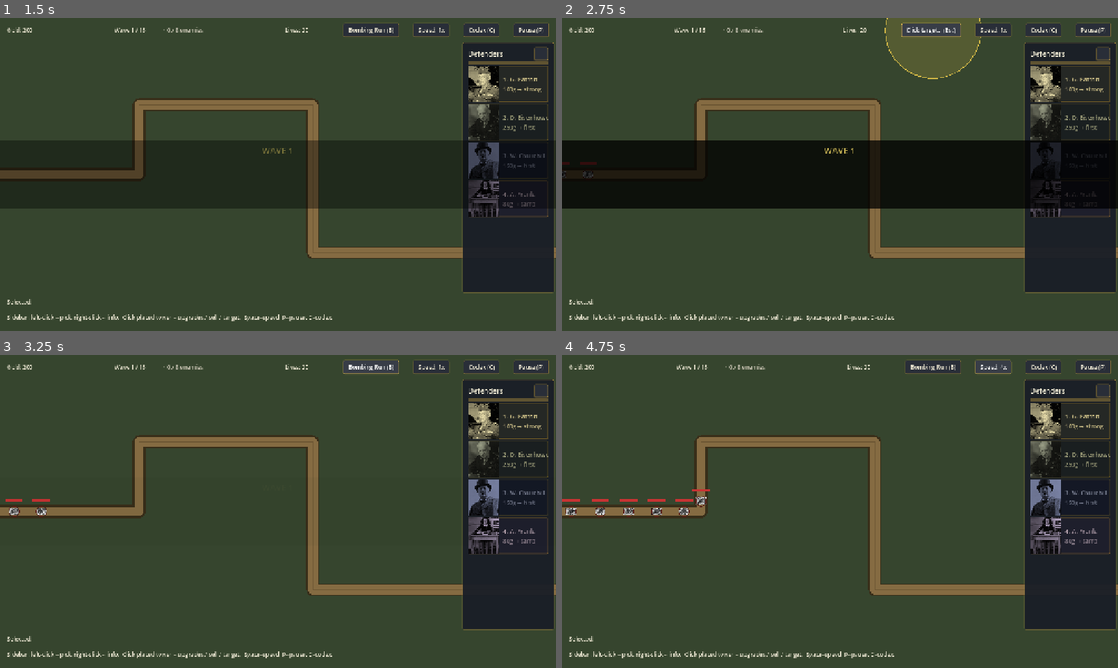
Above: before the commit, frames 1-4 (two rows, left to right).
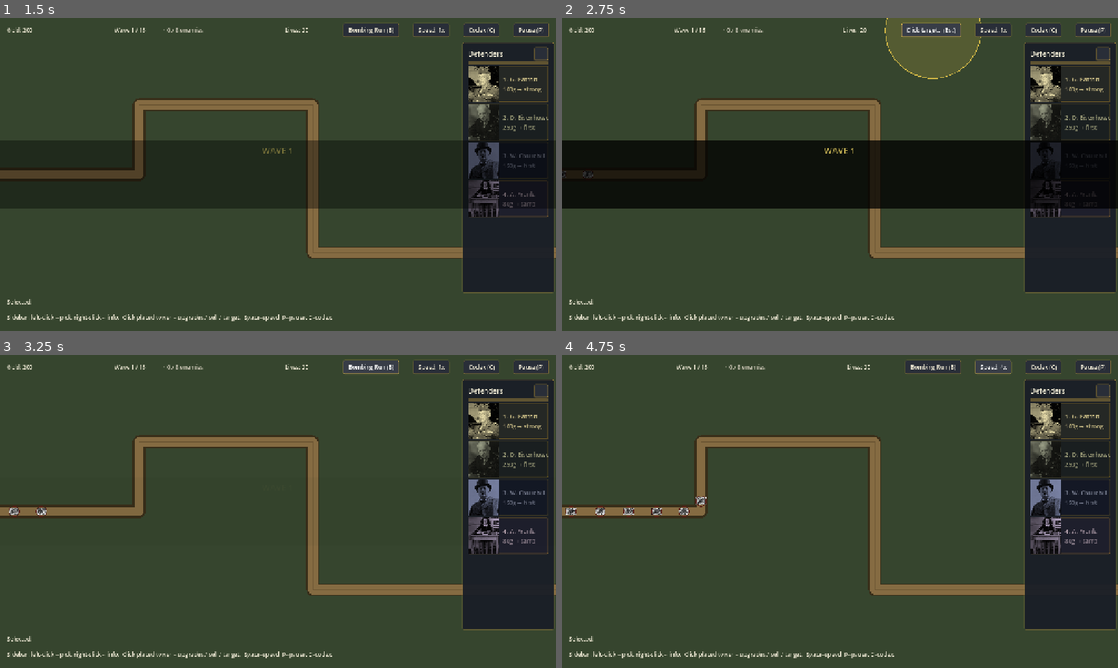
Above: after the commit, the same moments.

Repository: Josh-Buck/wwii-td
Game: Godot game, scene res://scenes/main/Main.tscn
Same seed, same stepped clock (60 frames per second), same inputs: the game is played once before the commit and once after it.
Inputs:
- Up to frame 1 (1.5 s): click "Start Run" at 0.5 s; click "Start Wave 1 ▶" at 1.25 s
- Up to frame 2 (2.75 s): click "Bombing Run (B)" at 2 s
- Up to frame 3 (3.25 s): click "Click target… (Esc)" at 2.75 s
- Up to frame 4 (4.75 s): click "Speed: 1x" at 3.5 s; click "Speed: 2x" at 4.25 s

Frame 1 is identical in both runs. In frame 2, less than 0.1% of the frame differs, in the area x 0-7%, y 46-47%; in frame 3, less than 0.1%; in frame 4, 0.2%, in the area x 0-27%, y 42-47%.

Commit message:
feel: combo streak, healthbar hides at full HP, projectile smoke trails
- Kill-streak combo: chained kills inside a 1.5 s window grant
  escalating bonus gold (+1g per extra kill). Pops 'Combo xN (+Ng bonus)'
  in the top-left for 1.5 s with a scale punch on each new tier.
- Enemies hide their health bar until first hit (cleaner look on
  early waves; bars only appear where they're informative).
- Projectiles leave a smoke trail that follows behind: previous 6
  positions fade out with shrinking width. Skips laser (which is
  instant).

Diff:
--- a/autoload/EventBus.gd
+++ b/autoload/EventBus.gd
@@ -16,6 +16,7 @@
 signal boss_escaped(boss: Node, boss_id: StringName)  ## Mengele escape mechanic
 signal screen_shake(intensity: float, duration: float)  ## camera trauma in px / sec
 signal boss_spawned(boss: Node, boss_id: StringName, display_name: String)  ## HUD intro card
+signal combo_changed(streak: int, bonus_gold: int)  ## kill-streak combo state
 
 # Towers
 signal tower_placed(tower: Node)
--- a/autoload/GameState.gd
+++ b/autoload/GameState.gd
@@ -14,6 +14,12 @@
 var free_tower_pending: StringName = &""  ## roguelike shop: free placement queued
 var manhattan_used: bool = false  ## true after the player uses the Manhattan Project once
 var manhattan_penalty: bool = false  ## halves WEP earned this run if true
+
+# Kill-streak combo: chained kills within COMBO_WINDOW grant escalating bonus gold.
+const COMBO_WINDOW: float = 1.5
+const COMBO_BONUS_PER_TIER: int = 1
+var _combo_count: int = 0
+var _combo_last_time: float = 0.0
 
 # Per-run statistics (reset on reset_run, displayed on end screen)
 var stat_kills: int = 0
@@ -134,9 +140,21 @@
 		held_bonds.erase(entry)
 
 func _on_enemy_killed(_enemy: Node, reward: int) -> void:
-	add_gold(reward)
+	# Combo: chain kills inside COMBO_WINDOW grant +N bonus gold where N is
+	# the new streak count. Streak resets when the window expires.
+	var now: float = Time.get_ticks_msec() / 1000.0
+	if now - _combo_last_time <= COMBO_WINDOW:
+		_combo_count += 1
+	else:
+		_combo_count = 1
+	_combo_last_time = now
+	var bonus: int = 0
+	if _combo_count >= 2:
+		bonus = (_combo_count - 1) * COMBO_BONUS_PER_TIER
+	add_gold(reward + bonus)
 	stat_kills += 1
-	stat_gold_from_kills += reward
+	stat_gold_from_kills += reward + bonus
+	EventBus.combo_changed.emit(_combo_count, bonus)
 
 func _on_enemy_reached_end(_enemy: Node) -> void:
 	lose_life(1)
--- a/scenes/enemies/Enemy.gd
+++ b/scenes/enemies/Enemy.gd
@@ -32,6 +32,7 @@
 	if health_bar:
 		health_bar.max_value = max_hp
 		health_bar.value = hp
+		health_bar.visible = false  ## only show after first damage
 	if hitbox:
 		hitbox.input_pickable = true
 		hitbox.mouse_entered.connect(_on_hover_entered)
@@ -110,6 +111,7 @@
 	hp -= effective
 	if health_bar:
 		health_bar.value = hp
+		health_bar.visible = hp < max_hp - 0.5  ## stays hidden until first hit
 	_spawn_damage_number(int(effective))
 	_flash_white()
 	if hp <= 0.0:
--- a/scenes/projectiles/Projectile.gd
+++ b/scenes/projectiles/Projectile.gd
@@ -13,6 +13,8 @@
 var pierce_armor: bool = false      ## ignore enemy armor reduction
 var instakill_below_hp: float = 0.0 ## kill outright if target hp <= this
 var _spawn_pos: Vector2
+var _trail: Array[Vector2] = []  ## recent positions for trail rendering
+const _TRAIL_MAX: int = 6
 
 func setup(target_enemy: Node, dmg: float, opts: Dictionary = {}) -> void:
 	target = target_enemy
@@ -45,6 +47,14 @@
 	var to_target: Vector2 = target.global_position - global_position
 	var dist := to_target.length()
 	var step := speed * delta
+	# Sample trail in local space relative to current position.
+	_trail.push_front(Vector2.ZERO)
+	if _trail.size() > _TRAIL_MAX:
+		_trail.resize(_TRAIL_MAX)
+	# Translate older trail entries backward to keep them stationary in world.
+	var back: Vector2 = -to_target / max(0.0001, dist) * step
+	for i in range(1, _trail.size()):
+		_trail[i] += back
 	if step >= dist:
 		_resolve_hit(target.global_position)
 		queue_free()
@@ -92,6 +102,13 @@
 		enemy.apply_knockback(knockback)
 
 func _draw() -> void:
+	# Smoke trail behind moving projectiles (skip laser since it's instant).
+	if style != &"laser" and _trail.size() > 1:
+		for i in range(1, _trail.size()):
+			var a: float = 1.0 - float(i) / _TRAIL_MAX
+			var c := color
+			c.a = a * 0.55
+			draw_line(_trail[i - 1], _trail[i], c, 3.0 * (1.0 - float(i) / _TRAIL_MAX))
 	match style:
 		&"laser":
 			# Thin instant tracer from spawn to target position.
--- a/scenes/ui/HUD.gd
+++ b/scenes/ui/HUD.gd
@@ -35,6 +35,8 @@
 @onready var pause_quit_btn: Button = $PauseOverlay/Center/VBox/PauseQuitButton
 @onready var speed_btn: Button = $TopBar/SpeedButton
 @onready var bomb_btn: Button = $TopBar/BombButton
+@onready var combo_label: Label = $ComboLabel
+var _combo_hide_t: float = 0.0
 @onready var boss_intro: Control = $BossIntro
 @onready var boss_intro_name: Label = $BossIntro/VBox/NameLabel
 @onready var boss_intro_sub: Label = $BossIntro/VBox/Subtitle
@@ -173,6 +175,8 @@
 	boss_intro.visible = false
 	EventBus.boss_spawned.connect(_on_boss_spawned)
 	EventBus.wave_started.connect(_on_wave_started_intro)
+	EventBus.combo_changed.connect(_on_combo_changed)
+	combo_label.visible = false
 	manhattan_btn.pressed.connect(_on_manhattan_btn_pressed)
 	EventBus.wave_ended.connect(_on_wave_ended_manhattan_chain)
 	_refresh_manhattan_button()
@@ -235,6 +239,7 @@
 
 func _process(delta: float) -> void:
 	_process_bombing_button()
+	_process_combo(delta)
 	if tooltip.visible:
 		var mp := get_viewport().get_mouse_position()
 		# Offset so cursor doesn't overlap; flip to left of cursor near right edge.
@@ -344,6 +349,23 @@
 	if wd_nodes.size() > 0 and w >= wd_nodes[0].wave_count():
 		header = "ENDLESS +%d" % (w - wd_nodes[0].wave_count() + 1)
 	_show_intro_card(header, Color(0.85, 0.78, 0.4), "", "", 1.2)
+
+func _on_combo_changed(streak: int, bonus: int) -> void:
+	if streak < 2:
+		combo_label.visible = false
+		return
+	combo_label.text = "Combo x%d  (+%dg bonus)" % [streak, bonus]
+	combo_label.visible = true
+	_combo_hide_t = 1.5
+	combo_label.scale = Vector2(1.2, 1.2)
+	var t := create_tween()
+	t.tween_property(combo_label, "scale", Vector2.ONE, 0.15)
+
+func _process_combo(delta: float) -> void:
+	if _combo_hide_t > 0.0:
+		_combo_hide_t -= delta
+		if _combo_hide_t <= 0.0:
+			combo_label.visible = false
 
 func _on_boss_spawned(_node: Node, boss_id: StringName, display_name: String) -> void:
 	_show_intro_card("BOSS", Color(0.9, 0.2, 0.2, 1), display_name, _boss_subtitle(boss_id), 2.0)
--- a/scenes/ui/HUD.tscn
+++ b/scenes/ui/HUD.tscn
@@ -419,6 +419,17 @@
 [node name="NextWaveButton" type="Button" parent="ShopPanel/VBox"]
 text = "Next Wave"
 custom_minimum_size = Vector2(0, 44)
+
+[node name="ComboLabel" type="Label" parent="."]
+visible = false
+mouse_filter = 2
+offset_left = 16.0
+offset_top = 56.0
+offset_right = 320.0
+offset_bottom = 92.0
+text = ""
+theme_override_font_sizes/font_size = 18
+modulate = Color(1, 0.85, 0.40, 1)
 
 [node name="BossIntro" type="Control" parent="."]
 visible = false
